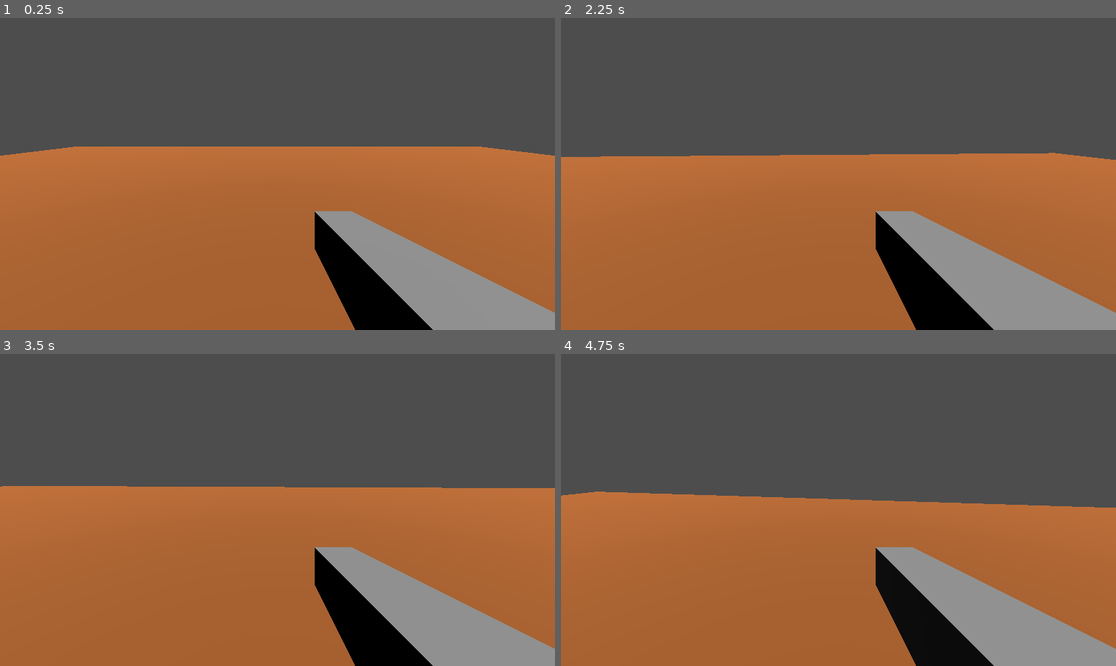
Above: before the commit, frames 1-4 (two rows, left to right).
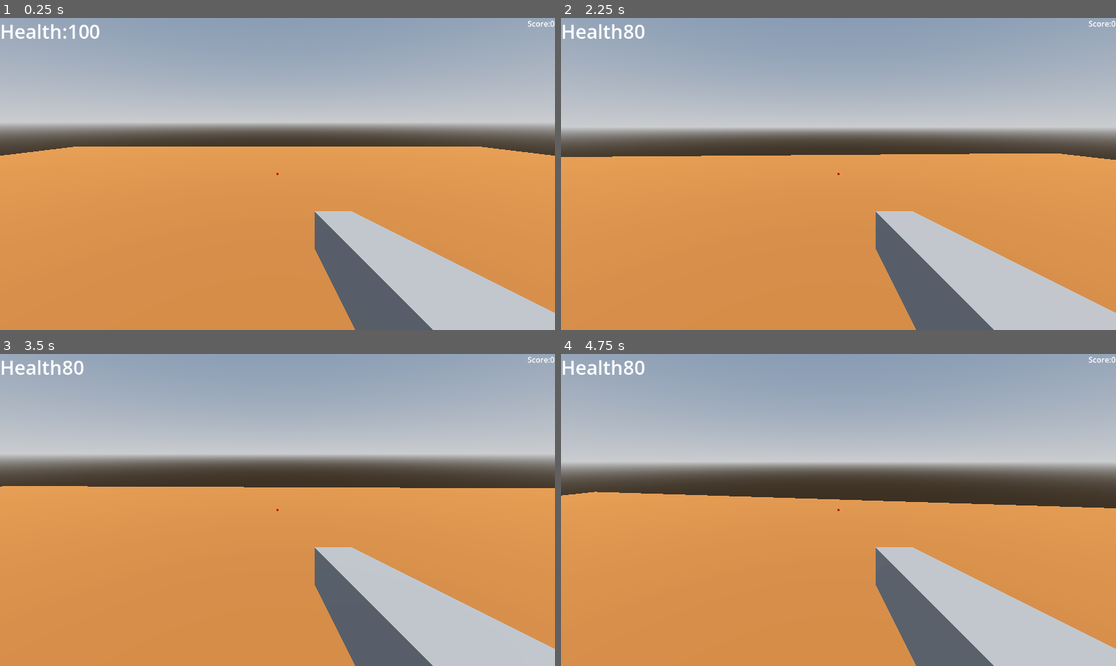
Above: after the commit, the same moments.

Repository: mohsin111111111/pkbg
Game: Godot game, scene res://world.tscn
The game is run twice, just before and just after one commit, with the same random seed, the same clock (stepped at 60 frames per second) and the same inputs.
Inputs (mouse positions are in pixels of both pictures, inside the frame that each line leads up to):
- Up to frame 1 (0.25 s): no input
- Up to frame 2 (2.25 s): tap Enter (ui_accept) at 0.5, 0.77, 1.07, 1.52, 1.55, 1.82, 2.1 s; move the mouse to (866, 174) at 0.52 s; hold Up (ui_up) from 0.53 s (still down); click (866, 174) at 0.6 s; tap Shift (sprint, bound only after the commit) at 0.8, 1.35 s; move the mouse to (810, 174) at 1.27 s; move the mouse to (849, 167) at 2.02 s
- Up to frame 3 (3.5 s): keep holding Up (ui_up); click (288, 503) at 2.3 s; move the mouse to (271, 516) at 2.77 s; click (271, 516) at 2.85 s; tap Enter (ui_accept) at 3.02, 3.32 s; tap Shift (sprint, bound only after the commit) at 3.05 s
- Up to frame 4 (4.75 s): keep holding Up (ui_up); move the mouse to (877, 513) at 3.52 s; tap Shift (sprint, bound only after the commit) at 3.6 s; tap Enter (ui_accept) at 3.77, 3.8, 4.07, 4.52 s; move the mouse to (794, 506) at 4.27 s; tap Alt at 4.35 s; click (794, 506) at 4.55 s

The runs differ from the first frame. In frame 1, 97% of the frame differs, in the area x 0-100%, y 0-100%; in frame 2, 97%; in frame 3, 97%; in frame 4, 97%.

Commit message:
added sprint

Diff:
--- a/enemy.gd
+++ b/enemy.gd
@@ -3,15 +3,25 @@
 var health = 3
 var speed = 2.0
 @onready var player = get_tree().get_first_node_in_group("Player")
+@onready var nav_agent = $'NavigationAgent3D'
 func _physics_process(delta):
 	if not is_on_floor():
 		velocity.y -= 9.8 * delta
 	if player:
-		var direction = (player.global_position).normalized()
+		nav_agent.target_position = player.global_position
+		var next_location = nav_agent.get_next_path_position()
+		var direction = (next_location-global_position).normalized()
 		velocity.x = direction.x * speed
 		velocity.z = direction.z * speed
 	move_and_slide()
 func take_damage():
 	health -= 1
 	if health <= 0:
+		player.add_score(1)
 		queue_free()
+
+
+func _on_attack_zone_body_entered(body: Node3D) -> void:
+	if body.is_in_group("Player"):
+		body.take_damage(20)
+	#pass # Replace with function body.
--- a/enemy.tscn
+++ b/enemy.tscn
@@ -17,3 +17,5 @@
 
 [node name="CollisionShape3D" type="CollisionShape3D" parent="." unique_id=1852507962]
 shape = SubResource("BoxShape3D_7xaro")
+
+[node name="NavigationAgent3D" type="NavigationAgent3D" parent="." unique_id=1894083981]
--- a/player.gd
+++ b/player.gd
@@ -1,14 +1,26 @@
 extends CharacterBody3D
-const SPEED = 5.0
+const WALK_SPEED = 5.0
+const SPRINT_SPEED = 9.0
 const JUMP_VELOCITY = 4.5
 
+var current_speed=WALK_SPEED
 var gravity = ProjectSettings.get_setting("physics/3d/default_gravity")
 var mouse_sensitivity = 0.002
+var health=100
+var score = 0
+
+var jump_count=0
+var max_jumps=2
+
 @onready var camera = $Camera3D
 @onready var raycast = $Camera3D/RayCast3D
+@onready var health_text = $HUD/HealthText
+@onready var score_text = $HUD/ScoreText
+
 func _ready():
 	Input.set_mouse_mode(Input.MOUSE_MODE_CAPTURED)
-
+	health_text.text = "Health:" + str(health)
+	score_text.text = "Score:" + str(score)
 func _input(event):
 	if event is InputEventMouseMotion:
 		rotate_y(-event.relative.x * mouse_sensitivity)
@@ -24,15 +36,34 @@
 				hit_object.take_damage()
 	if not is_on_floor():
 		velocity.y -= gravity * delta
+	else:
+		jump_count=0
 	if Input.is_action_just_pressed("ui_accept") and is_on_floor():
 		velocity.y = JUMP_VELOCITY
+		jump_count+=1
+
+	if Input.is_action_just_pressed("sprint"):
+		current_speed=SPRINT_SPEED
+	else:
+		current_speed=WALK_SPEED
 
 	var input_dir = Input.get_vector("ui_left", "ui_right", "ui_up", "ui_down")
 	var direction = (transform.basis * Vector3(input_dir.x,0, input_dir.y)).normalized()
 	if direction:
-		velocity.x = direction.x * SPEED
-		velocity.z = direction.z * SPEED
+		velocity.x = direction.x * current_speed
+		velocity.z = direction.z * current_speed
 	else:
-		velocity.x = move_toward(velocity.x, 0, SPEED)
-		velocity.z = move_toward(velocity.z, 0, SPEED)
+		velocity.x = move_toward(velocity.x, 0, current_speed)
+		velocity.z = move_toward(velocity.z, 0, current_speed)
 	move_and_slide()
+
+
+func take_damage(amount):
+	health-=amount
+	health_text.text="Health"+str(health)
+
+	if health<=0:
+		get_tree().call_deferred("reload_current_scene")
+func add_score(amount):
+	score += amount
+	score_text.text = "Score: " + str(score)
--- a/project.godot
+++ b/project.godot
@@ -62,6 +62,11 @@
 "events": [Object(InputEventMouseButton,"resource_local_to_scene":false,"resource_name":"","device":-1,"window_id":0,"a …(253 unchanged characters)…
 ]
 }
+sprint={
+"deadzone": 0.2,
+"events": [Object(InputEventKey,"resource_local_to_scene":false,"resource_name":"","device":-1,"window_id":0,"alt_pressed":false,"shift_pressed":false,"ctrl_pressed":false,"meta_pressed":false,"pressed":false,"keycode":0,"physical_keycode":4194325,"key_label":0,"unicode":0,"location":0,"echo":false,"script":null)
+]
+}
 
 [physics]
 
--- a/world.tscn
+++ b/world.tscn
@@ -3,26 +3,49 @@
 [ext_resource type="Script" uid="uid://dvphdk3alnw0e" path="res://player.gd" id="1_f3sb7"]
 [ext_resource type="PackedScene" uid="uid://dvkban7aiq1h0" path="res://enemy.tscn" id="2_fj7yv"]
 
+[sub_resource type="ProceduralSkyMaterial" id="ProceduralSkyMaterial_fj7yv"]
+sky_horizon_color = Color(0.66224277, 0.6717428, 0.6867428, 1)
+ground_horizon_color = Color(0.66224277, 0.6717428, 0.6867428, 1)
+
+[sub_resource type="Sky" id="Sky_tlwt5"]
+sky_material = SubResource("ProceduralSkyMaterial_fj7yv")
+
+[sub_resource type="Environment" id="Environment_aqk2v"]
+background_mode = 2
+sky = SubResource("Sky_tlwt5")
+tonemap_mode = 2
+glow_enabled = true
+
+[sub_resource type="SphereShape3D" id="SphereShape3D_fj7yv"]
+radius = 1.5
+
+[sub_resource type="CapsuleShape3D" id="CapsuleShape3D_fj7yv"]
+
+[sub_resource type="NavigationMesh" id="NavigationMesh_fj7yv"]
+vertices = PackedVector3Array(-49.5, 1, -49.5, -49.5, 1, 49.5, 49.5, 1, 49.5, 49.5, 1, -49.5)
+polygons = [PackedInt32Array(3, 2, 0), PackedInt32Array(0, 2, 1)]
+
 [sub_resource type="StandardMaterial3D" id="StandardMaterial3D_fj7yv"]
 albedo_color = Color(0.6432653, 0.35803646, 0.14776722, 1)
 
-[sub_resource type="CapsuleShape3D" id="CapsuleShape3D_fj7yv"]
+[node name="World" type="Node3D" unique_id=386800679]
 
-[node name="World" type="Node3D" unique_id=386800679]
+[node name="WorldEnvironment" type="WorldEnvironment" parent="." unique_id=823052327]
+environment = SubResource("Environment_aqk2v")
 
 [node name="Enemy" parent="." unique_id=520630786 instance=ExtResource("2_fj7yv")]
 transform = Transform3D(1, 0, 0, 0, 1, 0, 0, 0, 1, 2.936141, 1.5, -4.105901)
+
+[node name="AttackZone" type="Area3D" parent="Enemy" unique_id=1900307759]
+
+[node name="CollisionShape3D" type="CollisionShape3D" parent="Enemy/AttackZone" unique_id=508945591]
+shape = SubResource("SphereShape3D_fj7yv")
 
 [node name="Enemy2" parent="." unique_id=1530459836 instance=ExtResource("2_fj7yv")]
 transform = Transform3D(1, 0, 0, 0, 1, 0, 0, 0, 1, 7, 2, 2)
 
 [node name="Enemy3" parent="." unique_id=1648178145 instance=ExtResource("2_fj7yv")]
 transform = Transform3D(1, 0, 0, 0, 1, 0, 0, 0, 1, -5, 2, 5)
-
-[node name="CSGBox3D" type="CSGBox3D" parent="." unique_id=139613945]
-use_collision = true
-size = Vector3(100, 1, 100)
-material = SubResource("StandardMaterial3D_fj7yv")
 
 [node name="DirectionalLight3D" type="DirectionalLight3D" parent="." unique_id=1298992977]
 transform = Transform3D(1, 0, 0, 0, 0.060421377, 0.99817294, 0, -0.99817294, 0.060421377, 0, 5.9280605, 0)
@@ -43,3 +66,47 @@
 
 [node name="RayCast3D" type="RayCast3D" parent="Player/Camera3D" unique_id=715387651]
 target_position = Vector3(0, 0, -50)
+
+[node name="HUD" type="CanvasLayer" parent="Player" unique_id=2053224005]
+
+[node name="HealthText" type="Label" parent="Player/HUD" unique_id=925519738]
+offset_right = 40.0
+offset_bottom = 23.0
+theme_override_font_sizes/font_size = 40
+text = "Health: 100
+"
+
+[node name="CrossHair" type="ColorRect" parent="Player/HUD" unique_id=488114299]
+anchors_preset = 8
+anchor_left = 0.5
+anchor_top = 0.5
+anchor_right = 0.5
+anchor_bottom = 0.5
+offset_left = -2.0
+offset_top = -2.0
+offset_right = 2.0
+offset_bottom = 2.0
+grow_horizontal = 2
+grow_vertical = 2
+color = Color(0.7921569, 0.07450981, 0, 1)
+metadata/_edit_use_anchors_ = true
+
+[node name="ScoreText" type="Label" parent="Player/HUD" unique_id=481321914]
+anchors_preset = 1
+anchor_left = 1.0
+anchor_right = 1.0
+offset_left = -57.0
+offset_bottom = 23.0
+grow_horizontal = 0
+text = "Score:0"
+metadata/_edit_use_anchors_ = true
+
+[node name="NavigationRegion3D" type="NavigationRegion3D" parent="." unique_id=704408807]
+navigation_mesh = SubResource("NavigationMesh_fj7yv")
+
+[node name="CSGBox3D" type="CSGBox3D" parent="NavigationRegion3D" unique_id=139613945]
+use_collision = true
+size = Vector3(100, 1, 100)
+material = SubResource("StandardMaterial3D_fj7yv")
+
+[connection signal="body_entered" from="Enemy/AttackZone" to="Enemy" method="_on_attack_zone_body_entered"]
